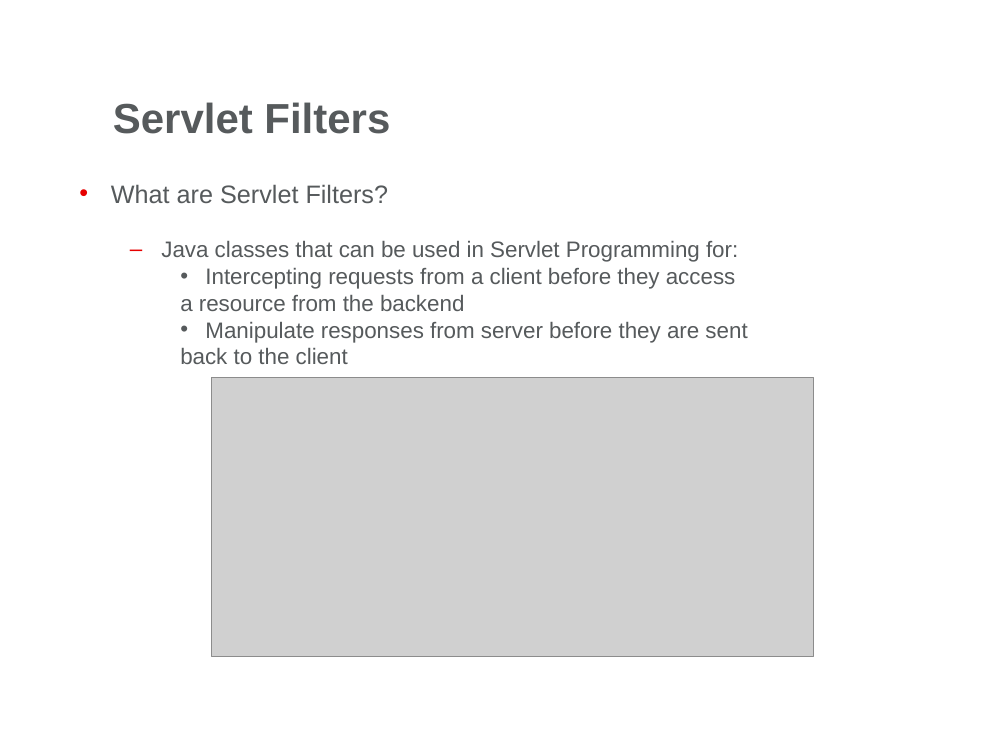
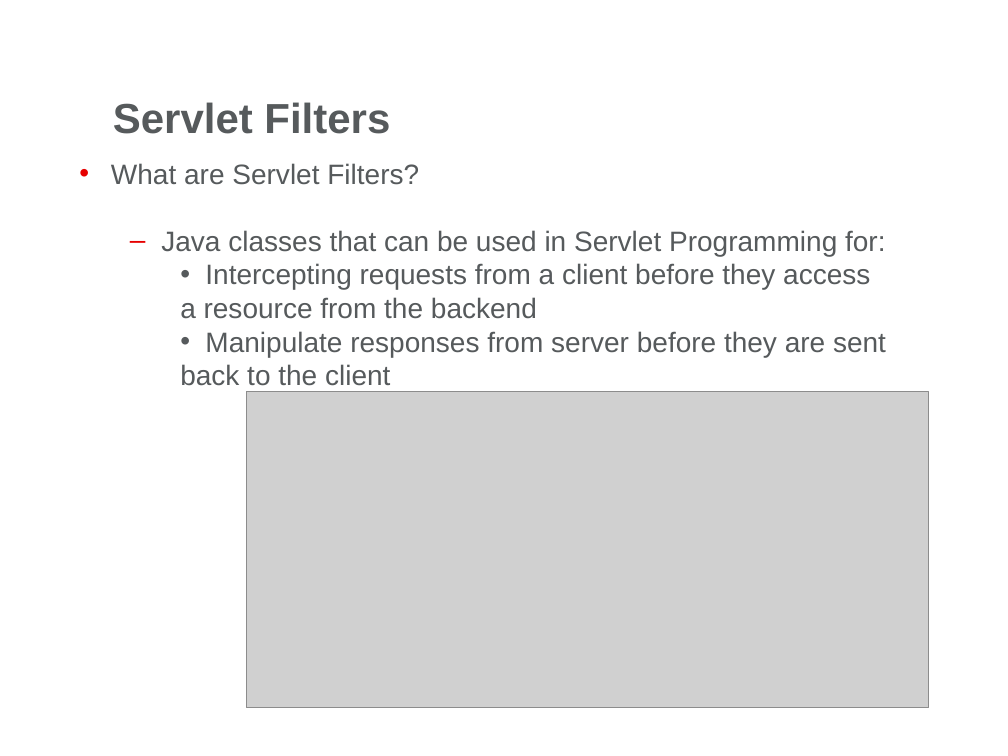
Before and after one commit to milanblank/JavaDocs, a slide deck: slide 20 of Servlets/Day2/Docs/Web Presentation-Part2.pptx. Drawn at 1008x756 pixels with LibreOffice and Linux fonts; fonts in the diff are those of the drawing; grey boxes stand for pictures; background and template pictures are left out. Boxes give left, top, right and bottom in pixels: in the first picture for what was removed or moved away, otherwise in the second. Text is boxed around its words. In the diff, an @@ line names an element or a change of style, - is before the commit and + after.

Commit message:
Servlets day2

```diff
--- a/Servlets/Day2/Docs/Web Presentation-Part2.pptx
+++ b/Servlets/Day2/Docs/Web Presentation-Part2.pptx
@@ text "What are Servlet Filters?" at [111,163,886,386]: size 18 to 20 pt in "What are Servlet Filters?"; size 16 to 20 pt in "Java classes that can be used in ...", "Intercepting requests from a client before they ...", "a resource from the backend", "Manipulate responses from server before they are ..." and 1 more places @@
@@ picture: place and size @@
-picture at [212,377,813,655]
+picture at [246,392,928,708]
```
Also in this commit, not shown: 14 other slides changed, 25 other files.
